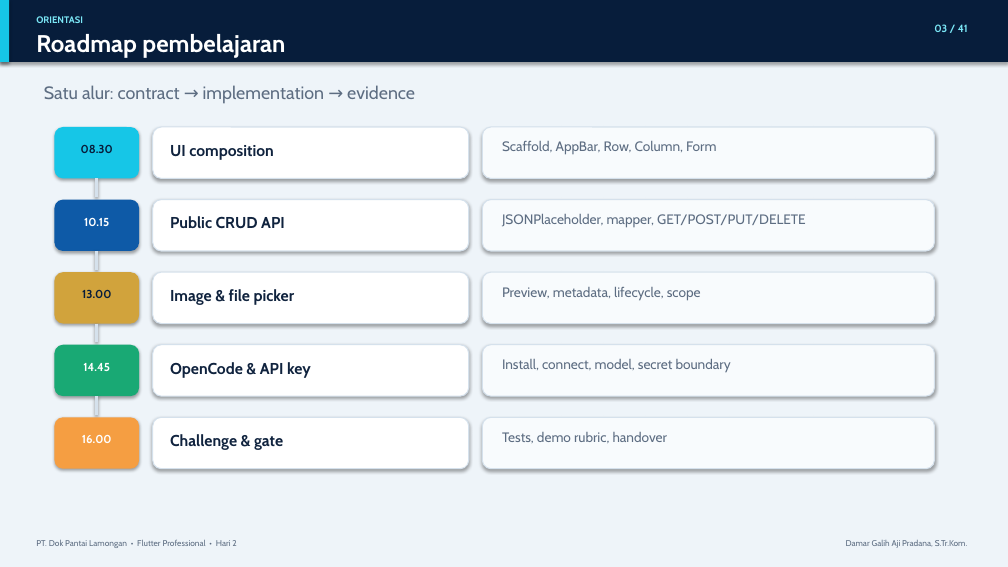
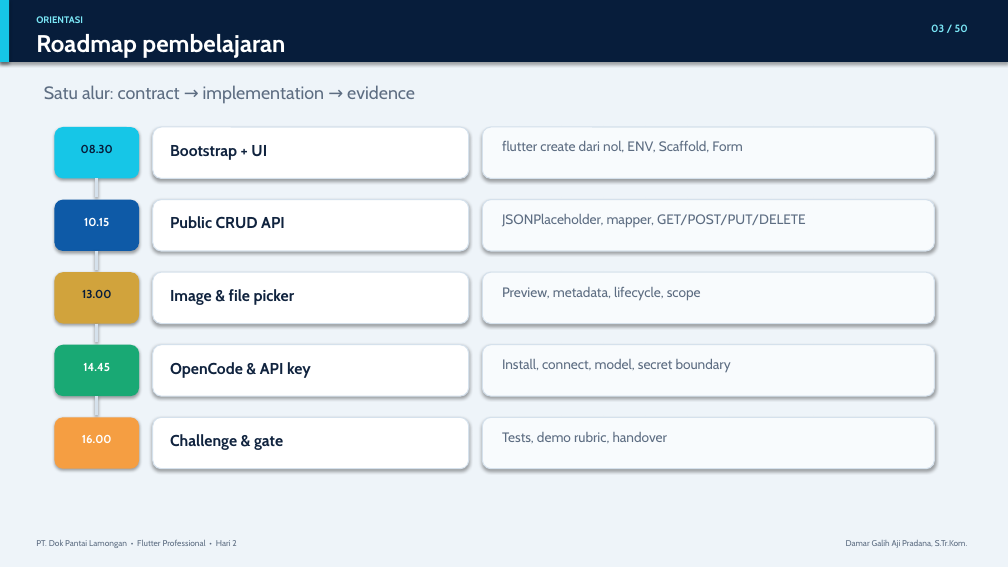
Before and after one commit to D4marp/Inspection-Flutter-DPL, a slide deck: slide 3 of Hari_2_Flutter_Professional.pptx. Drawn at 1008x567 pixels with LibreOffice and Linux fonts; fonts in the diff are those of the drawing. Boxes give left, top, right and bottom in pixels: in the first picture for what was removed or moved away, otherwise in the second. Text is boxed around its words. In the diff, an @@ line names an element or a change of style, - is before the commit and + after.

```diff
--- a/Hari_2_Flutter_Professional.pptx
+++ b/Hari_2_Flutter_Professional.pptx
@@ text at bbox=[931, 24, 968, 32]: text changed @@
-03 / 41
+03 / 50
@@ text at bbox=[170, 145, 267, 160]: text changed @@
-UI composition
+Bootstrap + UI
@@ text at bbox=[502, 141, 742, 152]: text changed @@
-Scaffold, AppBar, Row, Column, Form
+flutter create dari nol, ENV, Scaffold, Form
```
Also in this commit, not shown: 40 other slides changed, 9 slides added, 5 other files.
